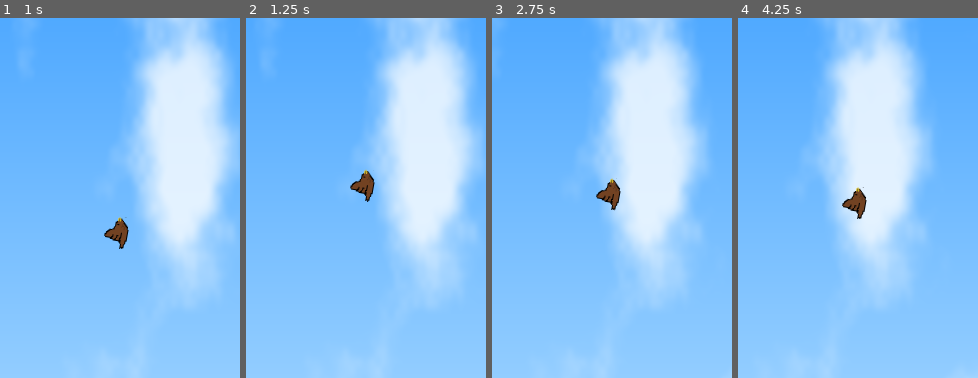
Above: before the commit, frames 1-4 (left to right).
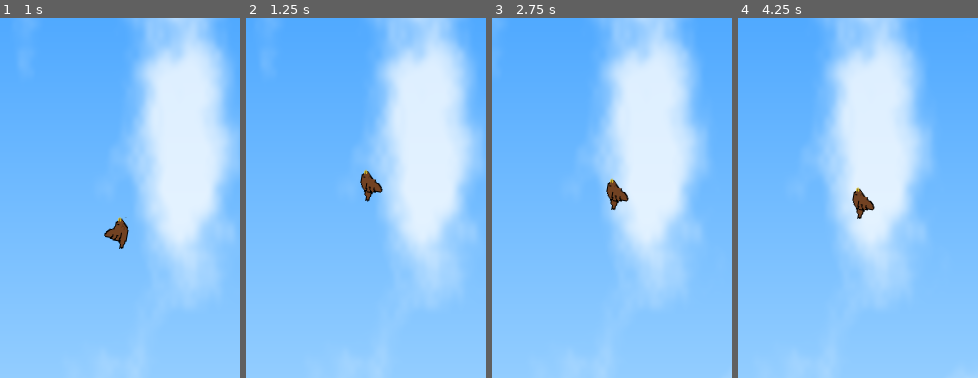
Above: after the commit, the same moments.

Repository: ZacharyEllison/games
Game: Godot game, scene res://scenes/main.tscn
Same seed, same stepped clock (60 frames per second), same inputs: the game is played once before the commit and once after it.
Inputs (mouse positions are % of the whole screen's width and height, from its top left):
- Up to frame 1 (1 s): move the mouse to (72, 45) at 0.52 s; press the mouse at (72, 45) at 0.53 s
- Up to frame 2 (1.25 s): no input
- Up to frame 3 (2.75 s): move the mouse to (30, 55) at 1.27 s; release the mouse at (30, 55) at 1.28 s; click (30, 55) at 1.35 s; move the mouse to (60, 28) at 2.02 s; press the mouse at (60, 28) at 2.03 s
- Up to frame 4 (4.25 s): move the mouse to (45, 70) at 2.77 s; release the mouse at (45, 70) at 2.78 s; click (45, 70) at 2.85 s; move the mouse to (80, 65) at 3.52 s; press the mouse at (80, 65) at 3.53 s
The pictures show only the part of the screen within x 25-75%, y 8-58%; the shares and areas given below are measured in that part.

Frame 1 is identical in both runs. In frame 2, 0.3% of the frame differs, in the area x 43-58%, y 44-52%; in frame 3, 0.3%; in frame 4, 0.3%, in the area x 43-58%, y 46-56%.

Commit message:
animated on press

Diff:
--- a/flappy/scenes/player.gd
+++ b/flappy/scenes/player.gd
@@ -6,6 +6,8 @@
 @export var up_angle_deg := -90.0
 @export var down_angle_deg := 90.0
 @export var bottom_margin := 18.0
+
+@onready var animated_sprite: AnimatedSprite2D = $AnimatedSprite2D
 
 var screen_size := Vector2.ZERO
 var center_x := 0.0
@@ -19,16 +21,19 @@
 func _physics_process(delta: float) -> void:
 	# Keep movement centered horizontally.
 	global_position.x = center_x
+	var is_pressing := Input.is_action_pressed("press")
 
 	if waiting_for_press:
-		if Input.is_action_pressed("press"):
+		if is_pressing:
 			waiting_for_press = false
 		else:
+			_set_flap_active(false)
 			return
 
 	var target_rotation = deg_to_rad(down_angle_deg)
+	_set_flap_active(is_pressing)
 
-	if Input.is_action_pressed("press"):
+	if is_pressing:
 		target_rotation = deg_to_rad(up_angle_deg)
 		global_position.y -= rise_speed * delta
 	else:
@@ -43,3 +48,12 @@
 	waiting_for_press = true
 	global_position = screen_size * 0.5
 	rotation = 0.0
+	_set_flap_active(false)
+
+func _set_flap_active(active: bool) -> void:
+	if active:
+		if not animated_sprite.is_playing():
+			animated_sprite.play("flap")
+	else:
+		animated_sprite.stop()
+		animated_sprite.frame = 0
Not shown, added: flappy/scenes/main.gd.uid
